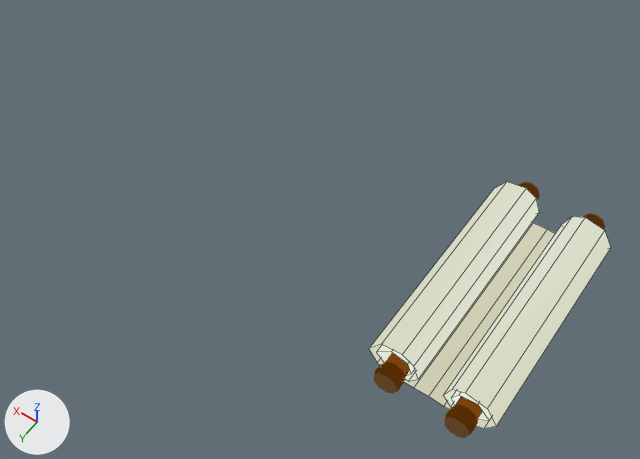
What one commit did to the Blender file proj/Assets/Location Library/Modesls/scroll/свиток анимация.blend.
Before and after are seen from a 50 mm camera at (-0.69, 2.47, 3.76) aimed at (1.01, 0.09, 0.01). Every picture has the same lights, and +X, +Y and +Z are marked at lower left. The older version comes first. Mesh edges are drawn as thin lines on the coarser meshes.

Script lines for the objects in view, before the commit:
```python
me_cylinder_002 = bpy.data.meshes.new('Cylinder.002')
me_cylinder_002.from_pydata(...)  # 90 vertices, 83 faces; spans x -0.07..0.07, y -0.066..0.071, z -0.718..0.718
me_cylinder_002.materials.append(mat_material_002)
me_cylinder_003 = bpy.data.meshes.new('Cylinder.003')
me_cylinder_003.from_pydata(...)  # 90 vertices, 83 faces; spans x -0.07..0.07, y -0.066..0.071, z -0.718..0.718
me_cylinder_003.materials.append(mat_material_002)
me_mesh_001 = bpy.data.meshes.new('Mesh.001')
me_mesh_001.from_pydata(...)  # 66 vertices, 32 faces; spans x -0.329..0.347, y -0.607..0.608, z 0.012..0.245
me_mesh_001.polygons.foreach_set('use_smooth', [True] * 32)
me_mesh_001.materials.append(mat_material_002)
ob_béziercurve = bpy.data.objects.new('BézierCurve', me_mesh_001)
ob_béziercurve.location = (0.008, 0.0, 0.007)
ob_cylinder_002 = bpy.data.objects.new('Cylinder.002', me_cylinder_002)
ob_cylinder_002.location = (-0.179, 0.0, 0.12)
ob_cylinder_002.rotation_euler = (1.571, 0.0, 0.0)  # degrees (90, 0, 0)
ob_cylinder_003 = bpy.data.objects.new('Cylinder.003', me_cylinder_003)
ob_cylinder_003.location = (0.197, 0.0, 0.12)
ob_cylinder_003.rotation_euler = (1.571, 0.0, 0.0)  # degrees (90, 0, 0)
```
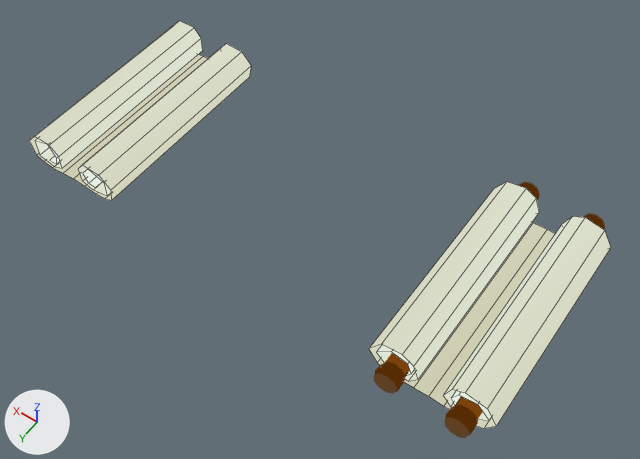
The change, as a list of edits to the scene's bpy script:
```text
Add me_mesh_002:
    me_mesh_002.from_pydata(...)  # 66 vertices, 32 faces; spans x -0.305..0.322, y -0.603..0.608, z 0.01..0.225
    me_mesh_002.polygons.foreach_set('use_smooth', [True] * 32)
    me_mesh_002.materials.append(mat_material_002)
Add ob_béziercurve_001:
    ob_béziercurve_001 = bpy.data.objects.new('BézierCurve.001', me_mesh_002)
    ob_béziercurve_001.location = (2.313, 0.0, 0.007)
```

Boxes [x1, y1, x2, y2] around the edits, measured in the pictures (640 x 459 px):
'BézierCurve.001', added
    after: [29, 21, 251, 201]
'Cylinder.001', unchanged, uncovered by the edit
    after: [444, 213, 605, 438]
'Cylinder.002', unchanged, covered by the edit
    before: [444, 213, 605, 438]
